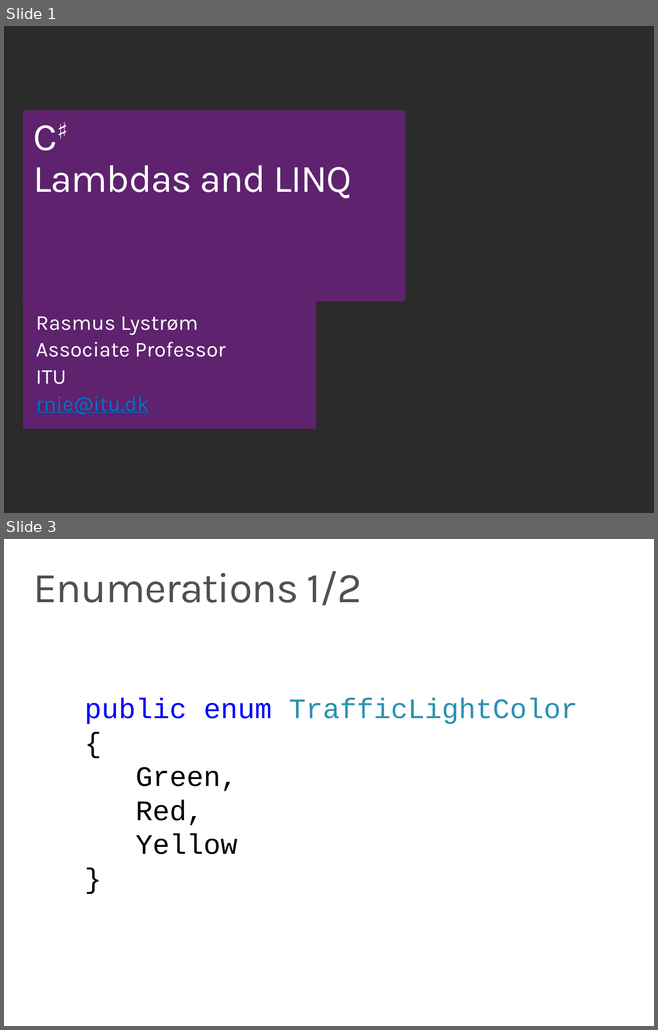
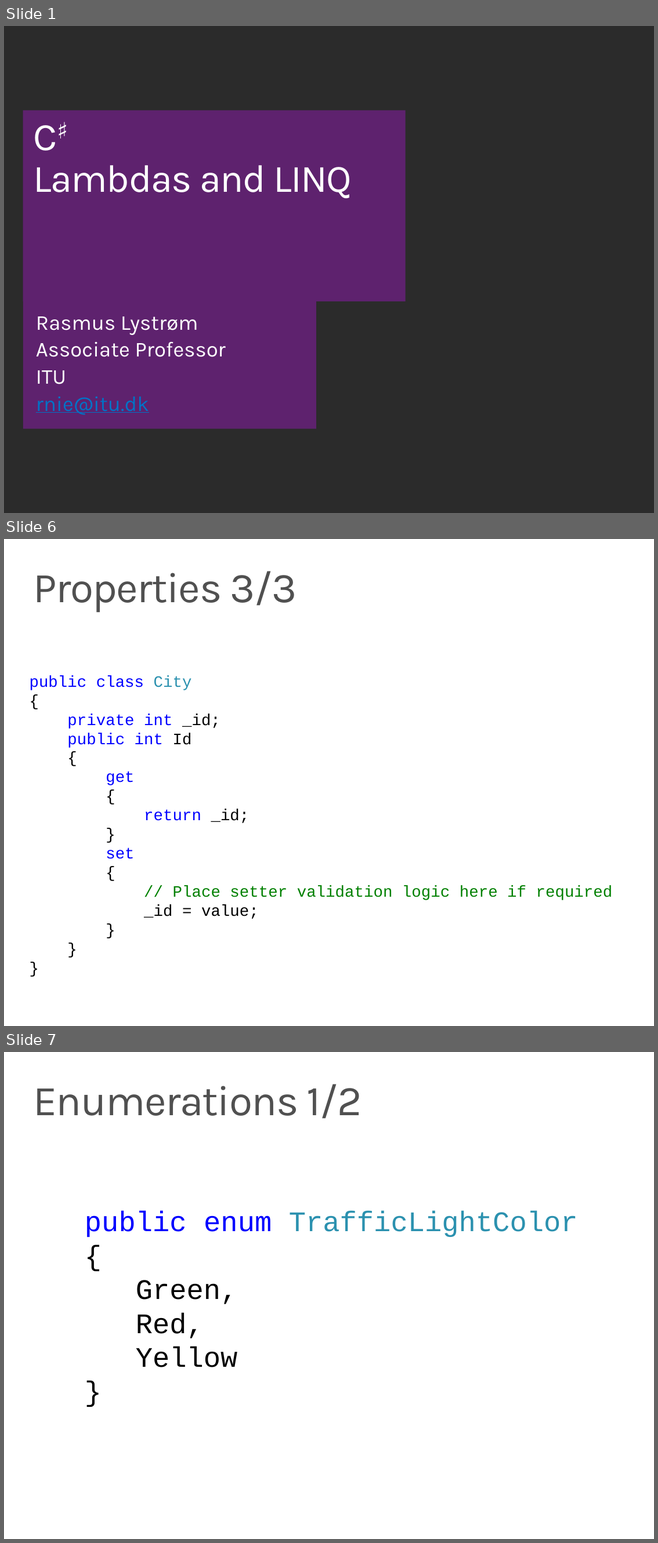
Before and after one commit to ondfisk/BDSA2018, a slide deck: Slides/Lecture03 - Lambdas and LINQ.pptx. Shown one above the other, each under a label of ours: slides 1 and 3 before the commit, slides 1, 6 and 7 after it; the slides between them are not shown. The pictures are 658x1030 and 658x1543 pixels, drawn with LibreOffice and Linux fonts; fonts in the diff are those of the drawing; background and template pictures are left out; a plain dark background stands for a picture behind light text. Boxes give left, top, right and bottom in pixels: in the first picture for what was removed or moved away, otherwise in the second. Text is boxed around its words. In the diff, an @@ line names an element or a change of style, - is before the commit and + after.

```diff
--- a/Slides/Lecture03 - Lambdas and LINQ.pptx
+++ b/Slides/Lecture03 - Lambdas and LINQ.pptx
@@ slide 6 added at (4, 539, 654, 1026), background #FFFFFF @@
@@ title added at (33, 571, 297, 612), 48 pt, text #505050 @@
+Properties 3/3
@@ text added at (30, 675, 612, 919), 18 pt, text #0000FF @@
+public class City
+{
+private int _id;
+public int Id
+{
+get
+{
+return _id;
+}
+set
+{
+// Place setter validation logic here if required
+_id = value;
+}
+}
+}
@@ what was slide 3 is now slide 7 @@
```
Also in this commit, not shown: 3 slides changed, 12 other slides added, 4 slides removed, 7 other files.
